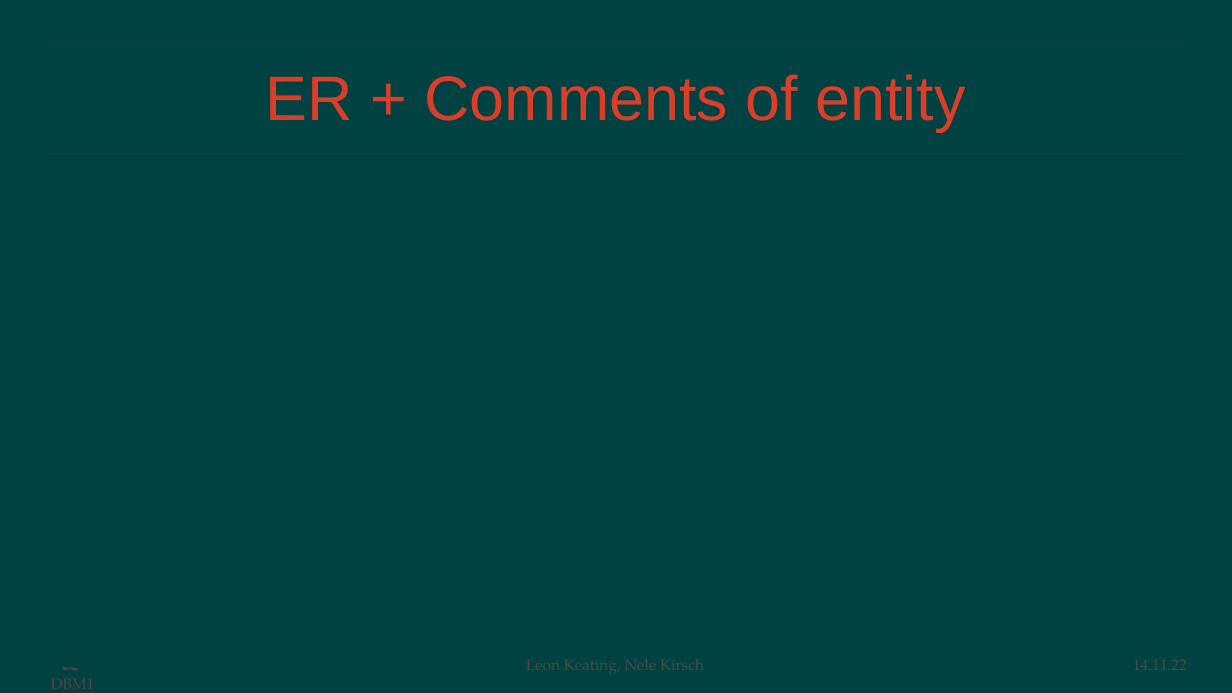
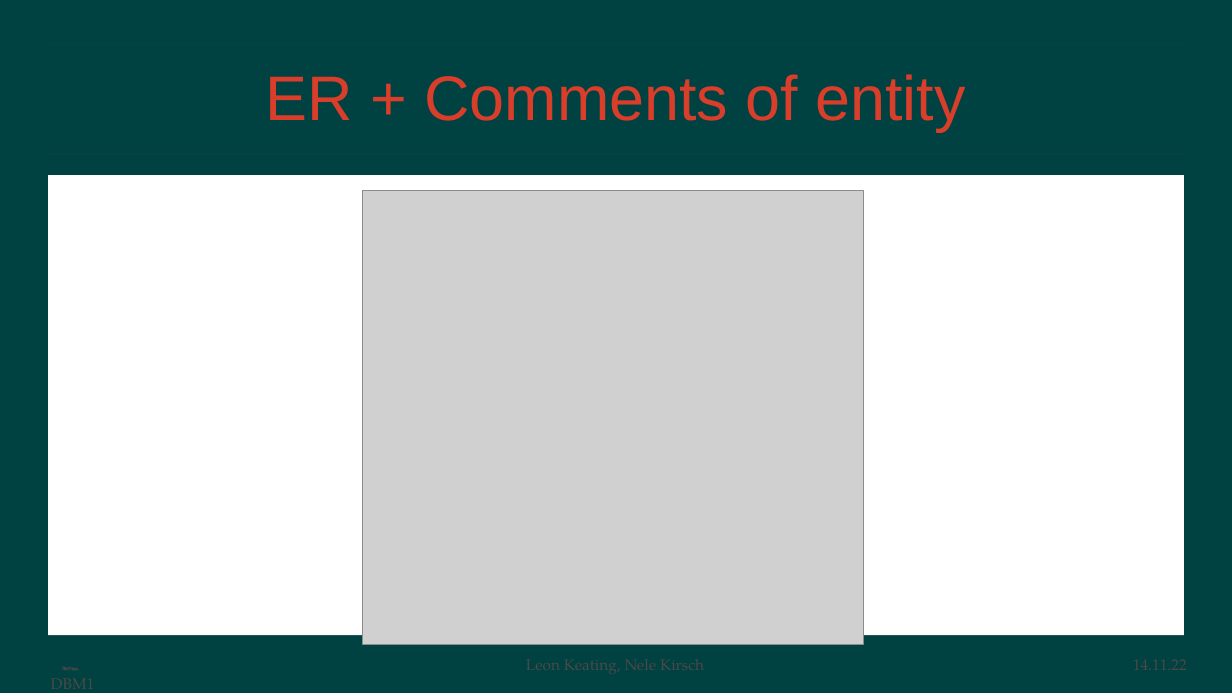
Before and after one commit to keatinle/istdb-project, a slide deck: slide 3 of presentation DBM1.pptx. Drawn at 1232x693 pixels with LibreOffice and Linux fonts; fonts in the diff are those of the drawing; grey boxes stand for pictures; background and template pictures are left out. Boxes give left, top, right and bottom in pixels: in the first picture for what was removed or moved away, otherwise in the second. Text is boxed around its words. In the diff, an @@ line names an element or a change of style, - is before the commit and + after.

Commit message:
added er model

```diff
--- a/presentation DBM1.pptx
+++ b/presentation DBM1.pptx
@@ rectangle added at [48,175,1183,635], fill #FFFFFF @@
@@ picture added at [362,191,863,644] @@
```
